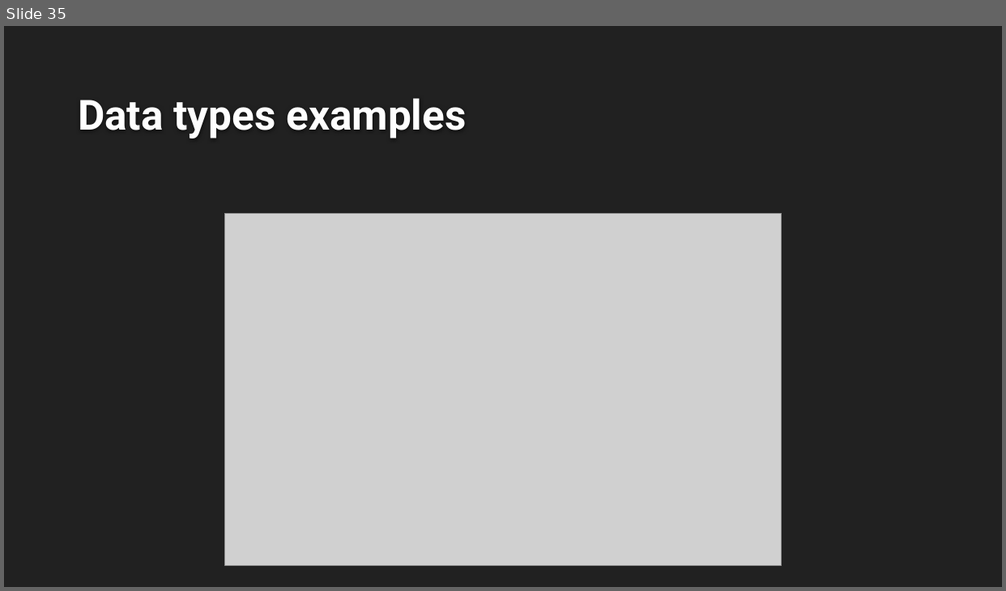
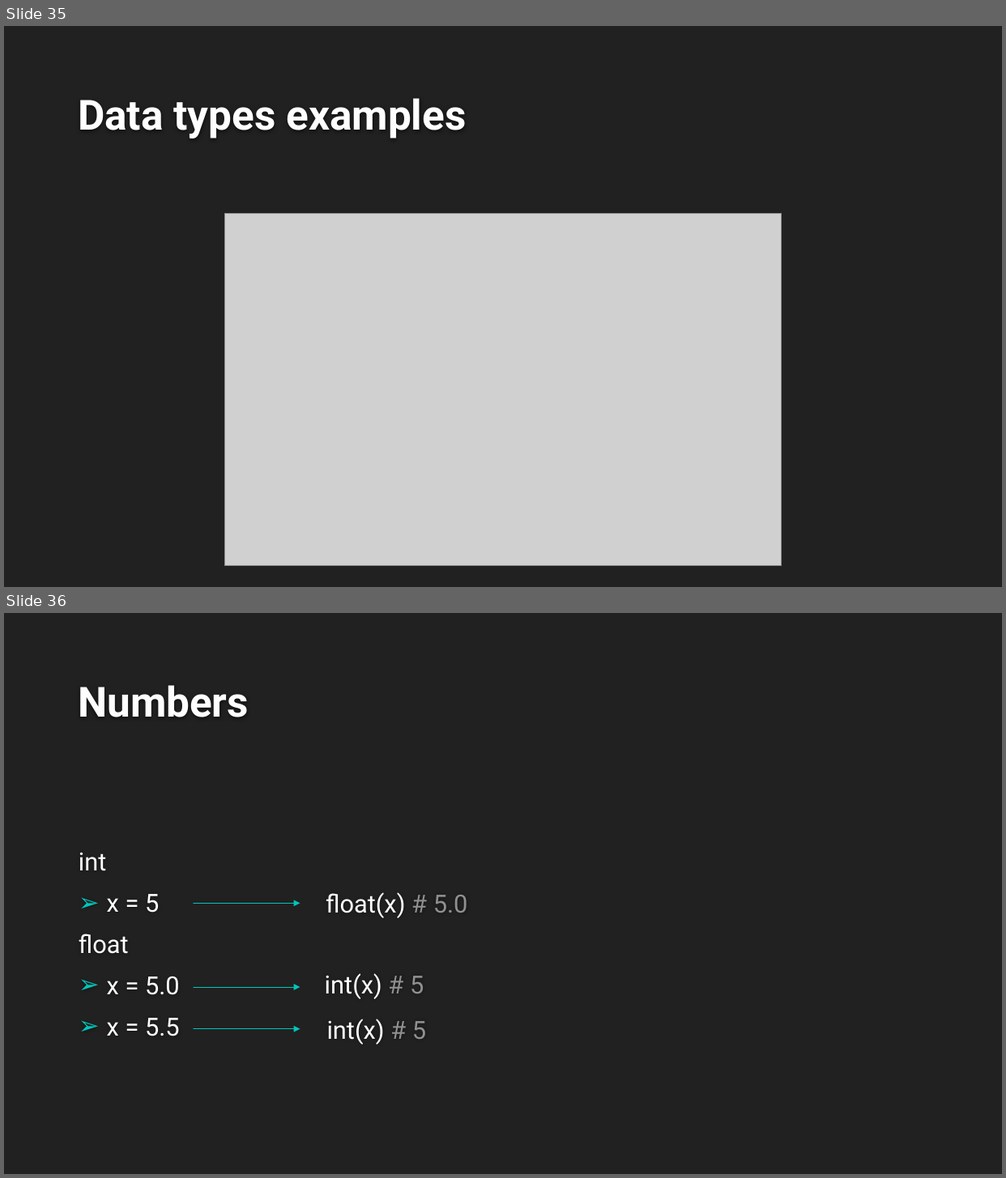
Before and after one commit to mehran-tarif/python-course, a slide deck: Programming from zero to hero.pptx. Shown one above the other, each under a label of ours: slide 35 before the commit, slides 35 and 36 after it. The pictures are 1006x591 and 1006x1178 pixels, drawn with LibreOffice and Linux fonts; fonts in the diff are those of the drawing; grey boxes stand for pictures; background and template pictures are left out. Boxes give left, top, right and bottom in pixels: in the first picture for what was removed or moved away, otherwise in the second. Text is boxed around its words. In the diff, an @@ line names an element or a change of style, - is before the commit and + after.

```diff
--- a/Programming from zero to hero.pptx
+++ b/Programming from zero to hero.pptx
@@ slide 36 added at [4, 613, 1002, 1174], background #212121 @@
@@ title added at [78, 685, 249, 717], 40 pt, text #FEFEFE, bold @@
+Numbers
@@ text added at [79, 853, 180, 1037], 24 pt, text #FFFFFF @@
+int
+➢ x = 5
+float
+➢ x = 5.0
+➢ x = 5.5
@@ arrow added from (194, 904) to (300, 904), #00C6BB 0.75 pt @@
@@ text added at [326, 892, 468, 918], 24 pt, text #FFFFFF @@
+float(x) # 5.0
@@ text added at [325, 973, 424, 999], 24 pt, text #FFFFFF @@
+int(x) # 5
@@ arrow added from (194, 987) to (300, 987), #00C6BB 0.75 pt @@
@@ text added at [327, 1019, 426, 1045], 24 pt, text #FFFFFF @@
+int(x) # 5
@@ arrow added from (194, 1029) to (300, 1029), #00C6BB 0.75 pt @@
```
Also in this commit, not shown: 1 other slide added, 2 other files.
